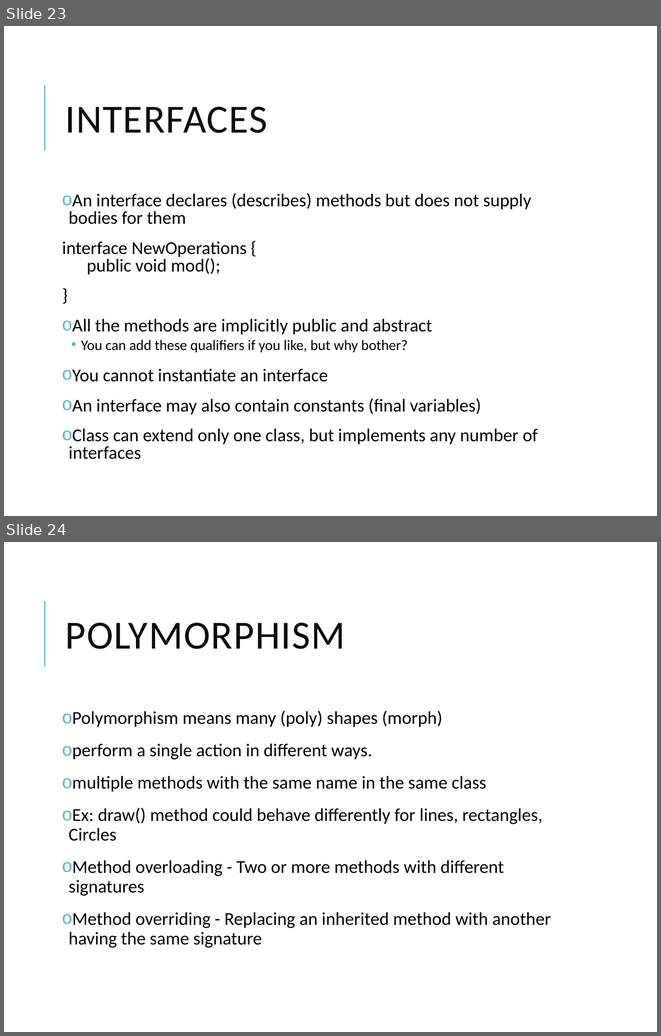
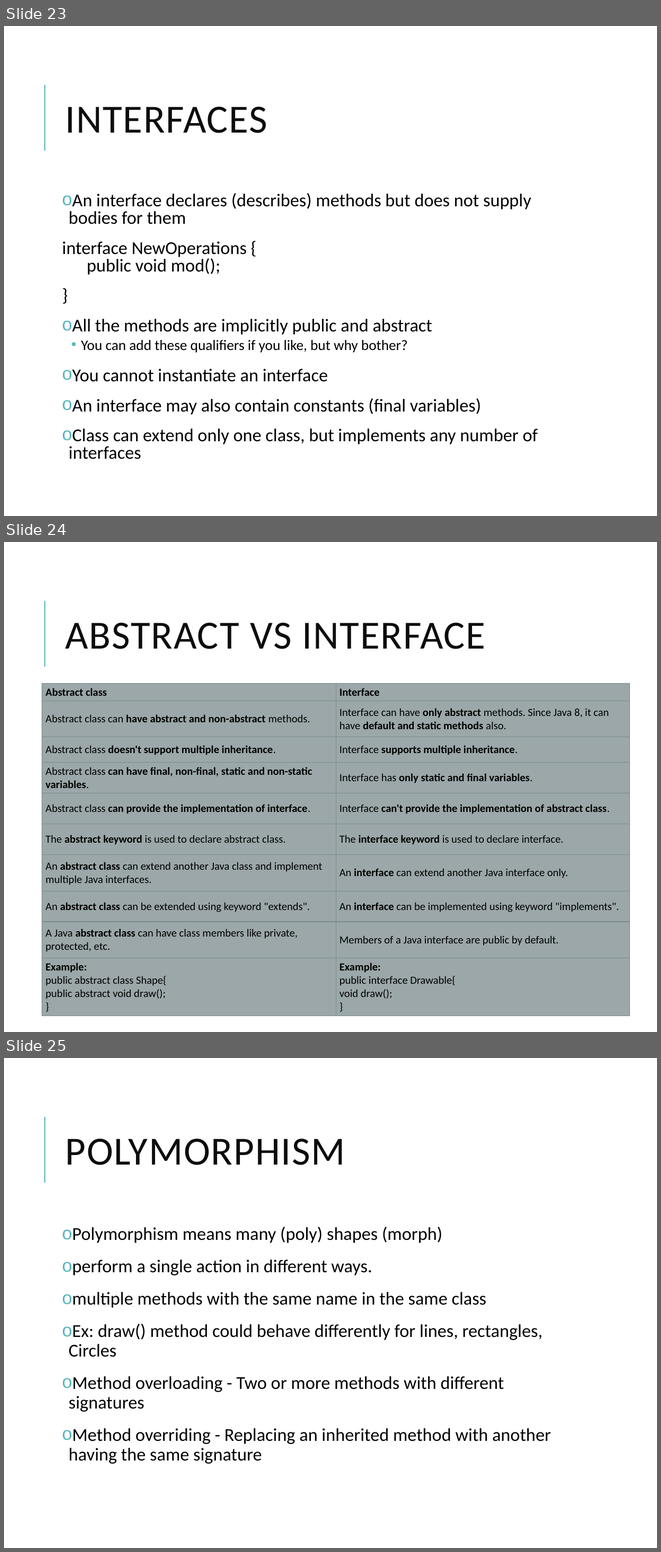
Before and after one commit to yetanothermasterylearning/Core-Java, a slide deck: Object oriented Programming/Presentation/Object oriented Programming.pptx. Shown one above the other, each under a label of ours: slides 23 and 24 before the commit, slides 23, 24 and 25 after it. The pictures are 661x1036 and 661x1552 pixels, drawn with LibreOffice and Linux fonts; fonts in the diff are those of the drawing. Boxes give left, top, right and bottom in pixels: in the first picture for what was removed or moved away, otherwise in the second. Text is boxed around its words. In the diff, an @@ line names an element or a change of style, - is before the commit and + after.

Commit message:
add oops code examples

```diff
--- a/Object oriented Programming/Presentation/Object oriented Programming.pptx
+++ b/Object oriented Programming/Presentation/Object oriented Programming.pptx
@@ slide 24 added at <box>4,542,657,1032</box>, background #FFFFFF; not listed: 1 template element that a slide beside it also shows @@
@@ title added at <box>65,623,485,649</box>, 44 pt, text #0D0D0D @@
+ABSTRACT VS INTERFACE
@@ table added at <box>42,684,629,1016</box>, 10 rows, 2 columns @@
+Abstract class | Interface
+Abstract class can have abstract and non-abstract methods. | Interface can have only abstract methods. Since Java 8, it can have default and static methods also.
+Abstract class doesn't support multiple inheritance. | Interface supports multiple inheritance.
+Abstract class can have final, non-final, static and non-static variables. | Interface has only static and final variables.
+Abstract class can provide the implementation of interface. | Interface can't provide the implementation of abstract class.
+The abstract keyword is used to declare abstract class. | The interface keyword is used to declare interface.
+An abstract class can extend another Java class and implement multiple Java interfaces. | An interface can extend another Java interface only.
+An abstract class can be extended using keyword "extends". | An interface can be implemented using keyword "implements".
+A Java abstract class can have class members like private, protected, etc. | Members of a Java interface are public by default.
+Example: public abstract class Shape{ public abstract void draw(); } | Example: public interface Drawable{ void draw(); }
@@ what was slide 24 is now slide 25 @@
```
Also in this commit, not shown: 1 slide changed, 8 other files.
